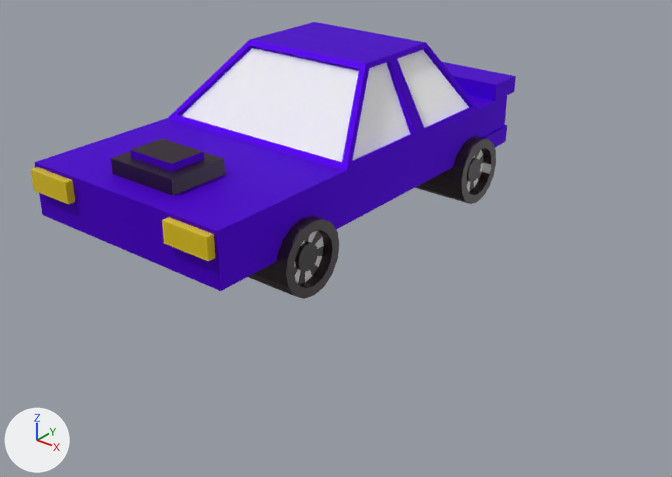
The glTF model src/models/car02.glb, before and after one commit.
The view is the same before and after, from a camera (50 mm lens) standing at (6.27, -9.49, 5.95) and looking at (-1.1, -0.28, 0.24). Every picture has the same lights, and +X, +Y and +Z are marked at lower left. Where no turn or scale is listed for an object, it has been applied to the vertices.
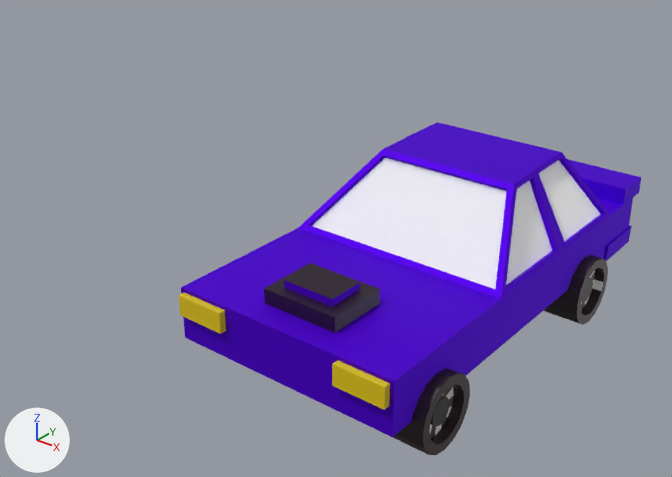
Changed parts and their boxes [x1, y1, x2, y2] in the pictures (672 x 477 px):
'Cube.003', moved: before [35, 22, 516, 291]; after [181, 122, 641, 437]
'Cylinder.004', moved: before [248, 216, 339, 299]; after [393, 368, 470, 455]
'Cylinder.002', moved: before [415, 136, 496, 204]; after [543, 255, 608, 325]
'Cube.002', moved: before [30, 167, 215, 261]; after [179, 292, 390, 410]

The edits, one by one:
Object 'Cylinder.002' (ob_cylinder_002) moves from (-0.67, 1.98, 0.78) to (1.33, 1.94, -0.56).
Object 'Cylinder.004' (ob_cylinder_004) moves from (-0.69, -1.85, 0.83) to (1.31, -1.89, -0.5).
Object 'Cube.002' (ob_cube_002) moves from (-0.76, -3.17, 1.48) to (1.24, -2.65, 0.15).
Object 'Cube.003' (ob_cube_003) moves from (-1.98, -0.55, 1.31) to (0.02, -0.04, -0.03).
